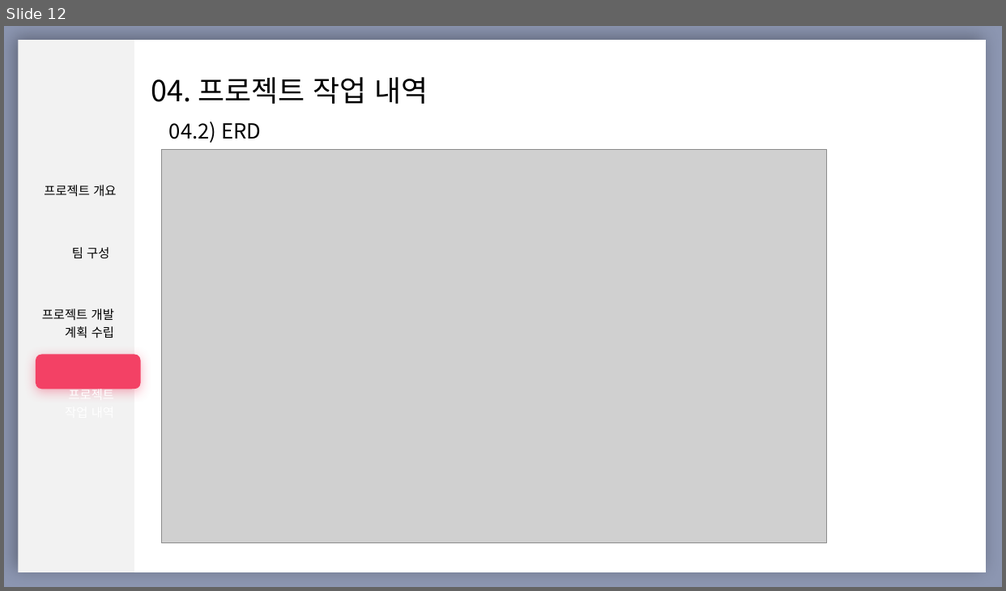
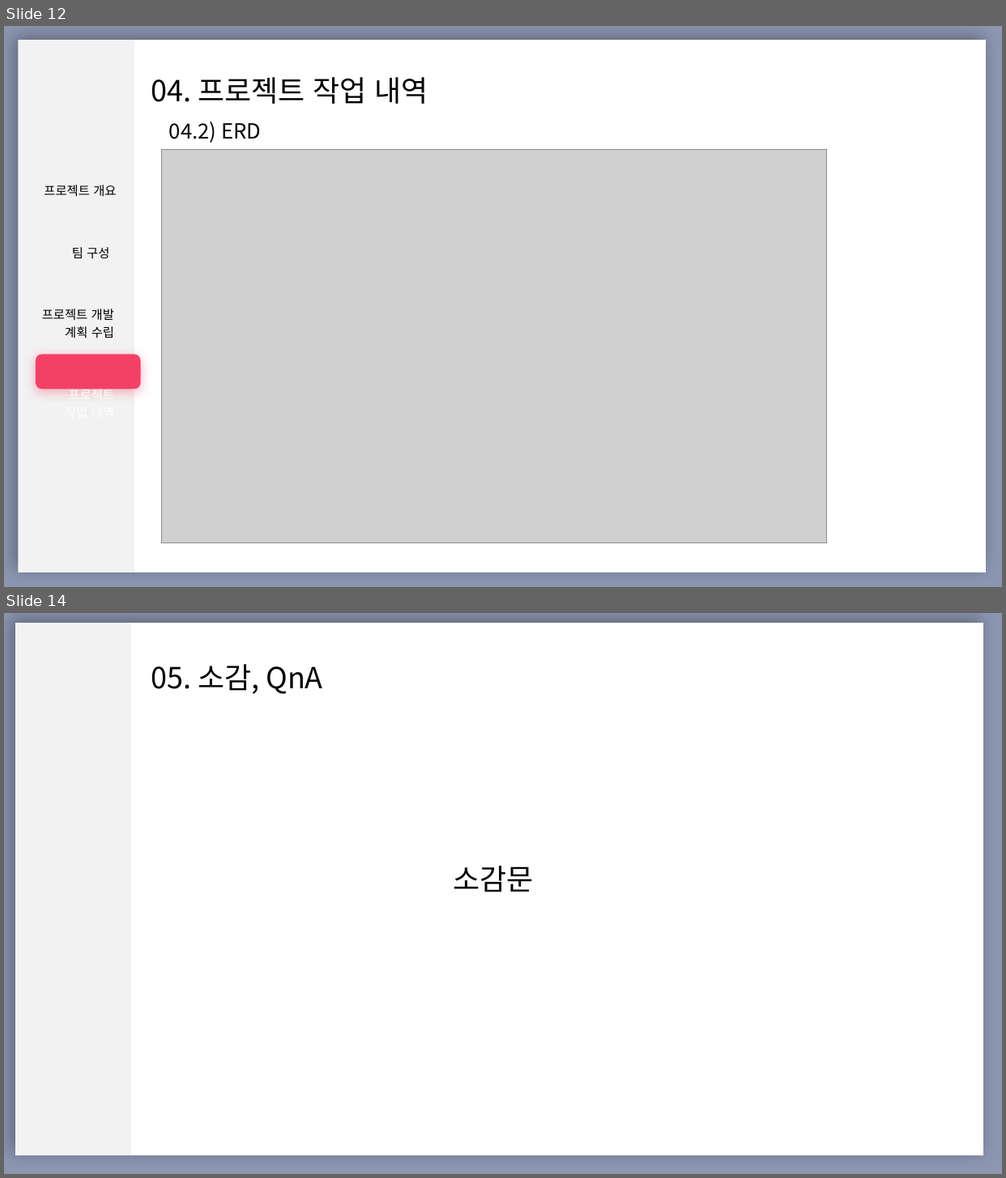
Before and after one commit to yndgow/ChimAcademy, a slide deck: 보고서/학사관리시스템_침대학교_프로젝트_발표용ppt._v1.1.pptx. Shown one above the other, each under a label of ours: slide 12 before the commit, slides 12 and 14 after it; the slides between them are not shown. The pictures are 1006x591 and 1006x1178 pixels, drawn with LibreOffice and Linux fonts; fonts in the diff are those of the drawing; grey boxes stand for pictures. Boxes give left, top, right and bottom in pixels: in the first picture for what was removed or moved away, otherwise in the second. Text is boxed around its words. In the diff, an @@ line names an element or a change of style, - is before the commit and + after.

```diff
--- a/보고서/학사관리시스템_침대학교_프로젝트_발표용ppt._v1.1.pptx
+++ b/보고서/학사관리시스템_침대학교_프로젝트_발표용ppt._v1.1.pptx
@@ slide 14 added at (4, 613, 1002, 1174), background #8C96B1 @@
@@ rectangle added at (15, 623, 983, 1156), fill gradient #F2F2F2 to #FFFFFF @@
@@ text added at (151, 664, 322, 694), 28 pt, text #000000 @@
+05. 소감, QnA
@@ text added at (454, 866, 534, 892), 28 pt, text #000000 @@
+소감문
```
Also in this commit, not shown: 1 slide changed, 9 other files.
